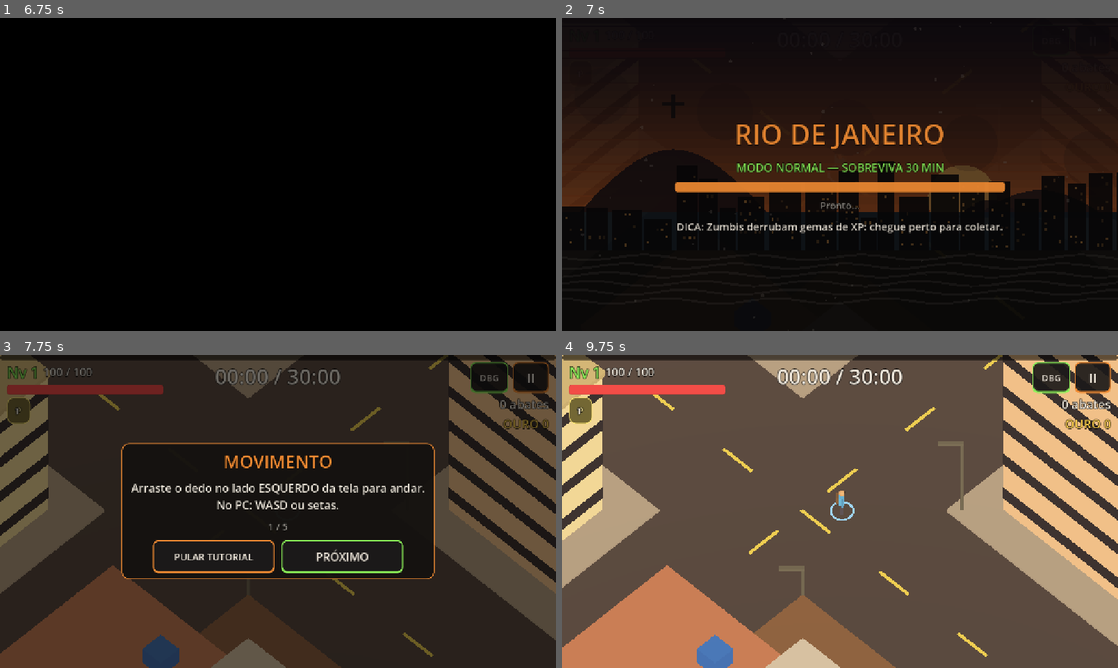
Above: before the commit, frames 1-4 (two rows, left to right).
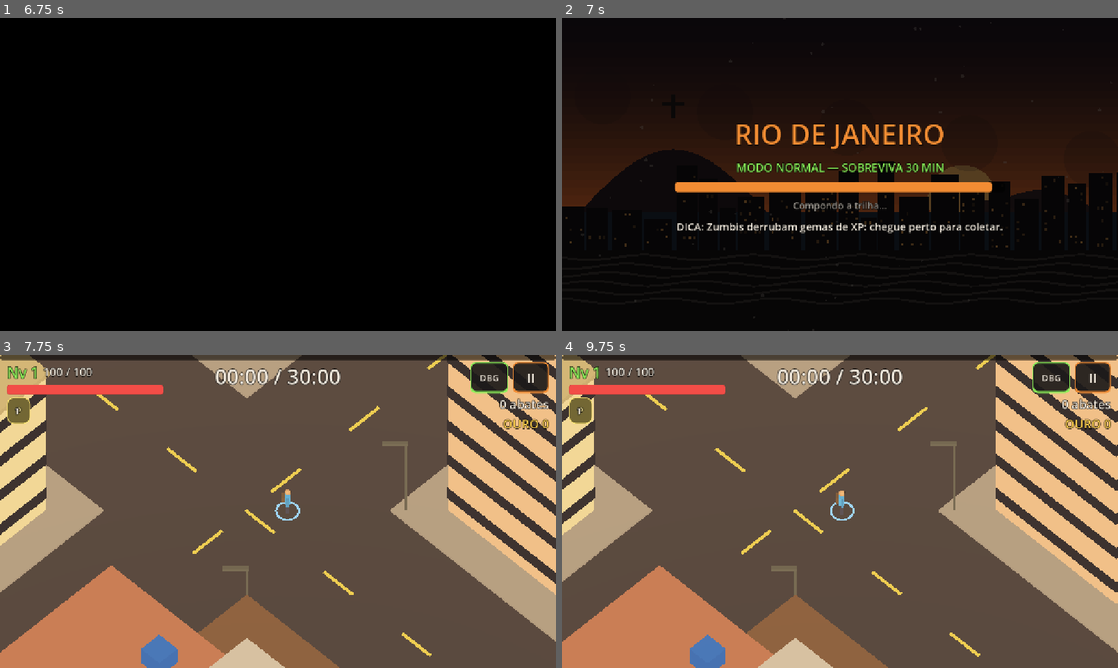
Above: after the commit, the same moments.

Repository: marcelobq2009-cpu/survivors-game
Game: Godot game, scene res://ui/main_menu.tscn
Same seed, same stepped clock (60 frames per second), same inputs: the game is played once before the commit and once after it.
Inputs (mouse positions are in pixels of both pictures, inside the frame that each line leads up to):
- Up to frame 1 (6.75 s): click "JOGAR" at 0.5 s; click "‹ Voltar" at 1.25 s; click "JOGAR" at 2 s; click (61, 127) at 2.77 s; click (166, 127) at 3.52 s; click (272, 127) at 4.27 s; click "PRÓXIMO" at 5 s; click "PRÓXIMO" at 5.75 s; click "INICIAR" at 6.5 s
- Up to frame 2 (7 s): no input
- Up to frame 3 (7.75 s): tap Enter at 7.25 s; move the mouse to (400, 495) at 7.27 s; hold D (move_right) from 7.28 s (still down); hold Shift from 7.28 s (still down); click (400, 495) at 7.42 s; tap Space (ui_select) at 7.52 s
- Up to frame 4 (9.75 s): release D (move_right) at 8 s; release Shift at 8 s; drag from (728, 527) to (812, 574) at 8.02 s; click "PRÓXIMO" at 8.75 s; click "PULAR TUTORIAL" at 9.5 s

Frame 1 is identical in both runs. In frame 2, 0.3% of the frame differs, in the area x 41-80%, y 52-62%; in frame 3, 98%, in the area x 0-100%, y 0-100%; in frame 4, 12%.

Commit message:
perf: audio sem travadas - tudo preparado no carregamento, composicao em pedacos menores
- Nada e gerado durante a partida (blocos de 100-300 ms travariam o jogo).
- Menu prepara so efeitos leves; loops/ambiente/chefes no carregamento.
- Acordes e saturacao da musica em pedacos: maior bloco 200 ms -> 40 ms.

Co-Authored-By: Claude Opus 5.5 <noreply@anthropic.com>

Diff:
--- a/autoload/audio.gd
+++ b/autoload/audio.gd
@@ -36,10 +36,9 @@
 const BAKE_FIRST: Array[StringName] = [&"ui_click", &"ui_select", &"ui_back", &"ui_transition"]
 ## Trilhas preparadas ja na abertura do jogo (o resto: na tela de carregamento).
 const MUSIC_STARTUP: Array[StringName] = [&"menu", &"loading"]
-const MUSIC_GAME: Array[StringName] = [&"boss", &"music_game", &"ranked"]
-## Tempo de preparo por frame: na tela de carregamento e durante a partida.
+const MUSIC_GAME: Array[StringName] = [&"music_game", &"ranked", &"boss"]
+## Tempo de preparo por frame: na tela de carregamento e no menu.
 const LOADING_BUDGET_MS := 30
-const BACKGROUND_BUDGET_MS := 3
 const MENU_BUDGET_MS := 6
 
 signal music_ready(track: StringName)
@@ -105,15 +104,18 @@
 		a.volume_db = SILENT_DB
 		_amb_players.append(a)
 	# Fila de preparo em segundo plano (poucos ms por frame): primeiro a
-	# interface, depois o resto, enquanto o jogador esta no menu. O que faltar
-	# e terminado na tela de carregamento da partida.
+	# interface, depois os efeitos curtos, enquanto o jogador esta no menu.
+	# Os pesados (loops, ambiente, chefes: 100-300 ms cada no PC, mais na web)
+	# ficam para a tela de carregamento, onde uma pausa nao trava um toque.
 	for id: StringName in BAKE_FIRST:
 		_bake_queue.append(id)
 	for id: StringName in catalog:
 		if String(id).begins_with("ui_") and not _bake_queue.has(id):
 			_bake_queue.append(id)
 	for id: StringName in catalog:
-		if not _bake_queue.has(id):
+		var def := _def(id)
+		var heavy := def.loop or def.bus == SoundCatalog.BUS_AMBIENCE or def.bus == SoundCatalog.BUS_BOSSES
+		if not heavy and not _bake_queue.has(id):
 			_bake_queue.append(id)
 	apply_settings(Save.profile.settings)
 	Save.profile_changed.connect(func() -> void: apply_settings(Save.profile.settings))
@@ -637,21 +639,25 @@
 	_composing = false
 
 
-## Prepara (gera ou carrega do cache) o que a partida precisa para comecar:
-## efeitos e a musica principal `main_track`. Chamado pela tela de carregamento;
-## `progress` recebe (0..1, texto). O resto (chefe, outras trilhas, vinhetas) e
-## composto em segundo plano durante a partida. Rapido depois da 1a vez (cache).
+## Prepara (gera ou carrega do cache) tudo que a partida usa: efeitos, a
+## musica principal `main_track` (primeiro), as outras trilhas e as vinhetas.
+## Chamado pela tela de carregamento; `progress` recebe (0..1, texto). Nada e
+## gerado durante a partida (cada etapa pesada travaria o jogo por um instante).
+## Rapido depois da 1a vez (cache).
 func prepare_for_game(progress: Callable = Callable(), main_track: StringName = &"music_game") -> void:
-	while _composing:  # Ainda compondo algo de antes: acelera e espera.
-		_composer.frame_budget_ms = LOADING_BUDGET_MS
+	_composer.frame_budget_ms = LOADING_BUDGET_MS
+	while _composing:  # Ainda compondo a musica do menu: acelera e espera.
 		await get_tree().process_frame
 	_composing = true
-	_composer.frame_budget_ms = LOADING_BUDGET_MS
 	var ids: Array[StringName] = []
 	for id: StringName in catalog:
 		if not _streams.has(id):
 			ids.append(id)
-	var total := ids.size() + 1
+	var tracks: Array[StringName] = [main_track]
+	for t: StringName in MUSIC_GAME:
+		if not tracks.has(t):
+			tracks.append(t)
+	var total := ids.size() + tracks.size() + 1
 	var done := 0
 	var frame_start := Time.get_ticks_msec()
 	for id: StringName in ids:
@@ -662,31 +668,18 @@
 				progress.call(float(done) / total, "Afinando a batucada")
 			await get_tree().process_frame
 			frame_start = Time.get_ticks_msec()
-	if progress.is_valid():
-		progress.call(float(done) / total, "Compondo a trilha")
-	if MusicComposer.TRACKS.has(main_track) and not _tracks.has(main_track):
-		await _prepare_track(main_track)
-		if _wanted_music == main_track and _music_id != main_track:
-			_switch_music(main_track)
-	if progress.is_valid():
-		progress.call(1.0, "Pronto")
-	_composing = false
-	_prepare_rest_in_background()
-
-
-## Compoe o restante das musicas da partida e as vinhetas aos poucos (pouco
-## tempo por frame). Se o chefe chegar antes, a musica dele entra quando ficar pronta.
-func _prepare_rest_in_background() -> void:
-	if _composing:
-		return
-	_composing = true
-	_composer.frame_budget_ms = BACKGROUND_BUDGET_MS
-	await _prepare_stingers()
-	for track: StringName in MUSIC_GAME:
-		if not _tracks.has(track):
+	for track: StringName in tracks:
+		if progress.is_valid():
+			progress.call(float(done) / total, "Compondo a trilha")
+		if MusicComposer.TRACKS.has(track) and not _tracks.has(track):
 			await _prepare_track(track)
 			if _wanted_music == track and _music_id != track:
 				_switch_music(track)
+		done += 1
+	await _prepare_stingers()
+	if progress.is_valid():
+		progress.call(1.0, "Pronto")
+	_composer.frame_budget_ms = MENU_BUDGET_MS
 	_composing = false
 
 
--- a/game/audio/music_composer.gd
+++ b/game/audio/music_composer.gd
@@ -40,9 +40,18 @@
 		_frame_start = Time.get_ticks_msec()
 		var buf := Synth.silence(_length(def))
 		await _layer(id, layer, buf, float(def["bpm"]), int(def["bars"]))
-		Synth.drive(buf, 1.3)
+		await _drive(buf, 1.3)
 		out.append(buf)
 	return out
+
+
+## Saturacao (igual a Synth.drive) em pedacos, para nao travar o frame.
+func _drive(buf: PackedFloat32Array, amount: float) -> void:
+	var norm := 1.0 / tanh(amount)
+	for i: int in buf.size():
+		buf[i] = tanh(buf[i] * amount) * norm
+		if i % 8192 == 0:
+			await _breathe()
 
 
 func render_stinger(id: StringName) -> PackedFloat32Array:
@@ -59,13 +68,13 @@
 				Synth.mix_into(out, _get(&"surdo"), t, 0.9)
 			for t: float in [0.8, 0.95, 1.1, 1.25]:
 				Synth.mix_into(out, _get(&"agogo_hi"), t, 0.4)
-			Synth.mix_into(out, _pad([48, 52, 55, 60], 3.5), 0.8, 0.5)
+			Synth.mix_into(out, await _pad([48, 52, 55, 60], 3.5), 0.8, 0.5)
 		&"defeat":
 			out = Synth.silence(4.0)
 			var notes2 := [69, 65, 62, 57]
 			for i: int in notes2.size():
 				Synth.mix_into(out, _lead(notes2[i], 0.6), i * 0.4, 0.4)
-			Synth.mix_into(out, _pad([45, 48, 52], 3.5), 0.2, 0.45)
+			Synth.mix_into(out, await _pad([45, 48, 52], 3.5), 0.2, 0.45)
 			Synth.mix_into(out, _get(&"surdo"), 0.0, 1.0)
 			Synth.mix_into(out, _get(&"surdo"), 1.6, 0.8)
 		&"boss_intro":
@@ -99,7 +108,7 @@
 			var chords := [[50, 53, 57], [46, 50, 53], [43, 46, 50], [45, 49, 52]]
 			if layer == 0:
 				for bar: int in bars:
-					_hit(buf, _pad(chords[bar % 4], step * 16), bar * 16, step, 0.38)
+					_hit(buf, await _pad(chords[bar % 4], step * 16), bar * 16, step, 0.38)
 					for s: int in [0, 3, 6, 8, 11, 14]:
 						var note := 50 if s % 2 == 0 else 52
 						_hit(buf, _berimbau(note + (0 if bar % 2 == 0 else -2)), bar * 16 + s, step, 0.5)
@@ -119,7 +128,7 @@
 				var b := bar * 16
 				match layer:
 					0:
-						_hit(buf, _pad(chords[bar], step * 16), b, step, 0.32)
+						_hit(buf, await _pad(chords[bar], step * 16), b, step, 0.32)
 						for s: int in range(0, 16, 2):
 							_hit(buf, _get(&"ganza"), b + s, step, 0.14)
 					1:
@@ -271,6 +280,7 @@
 		for detune: float in [0.997, 1.003]:
 			var v := Synth.tone(Synth.midi(n) * detune, seconds, Synth.Wave.SAW, seconds * 0.35, 0.4, 0.22)
 			Synth.mix_into(out, v, 0.0)
+			await _breathe()  # Cada voz e pesada: respira entre elas.
 	_inst[key] = Synth.lowpass(out, 1100.0)
 	return _inst[key]
 
Not shown, changed: docs/AUDIO.md
